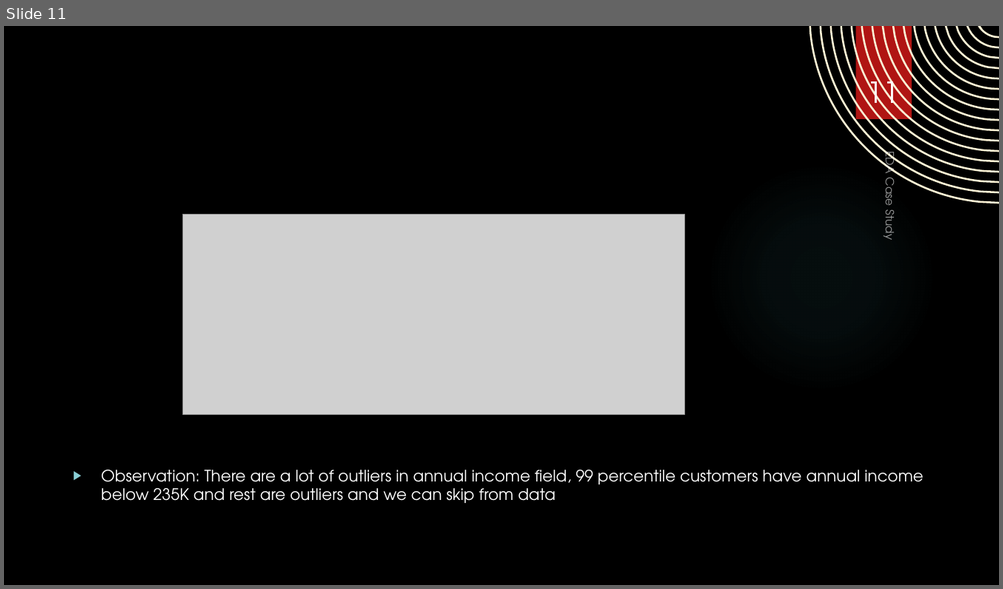
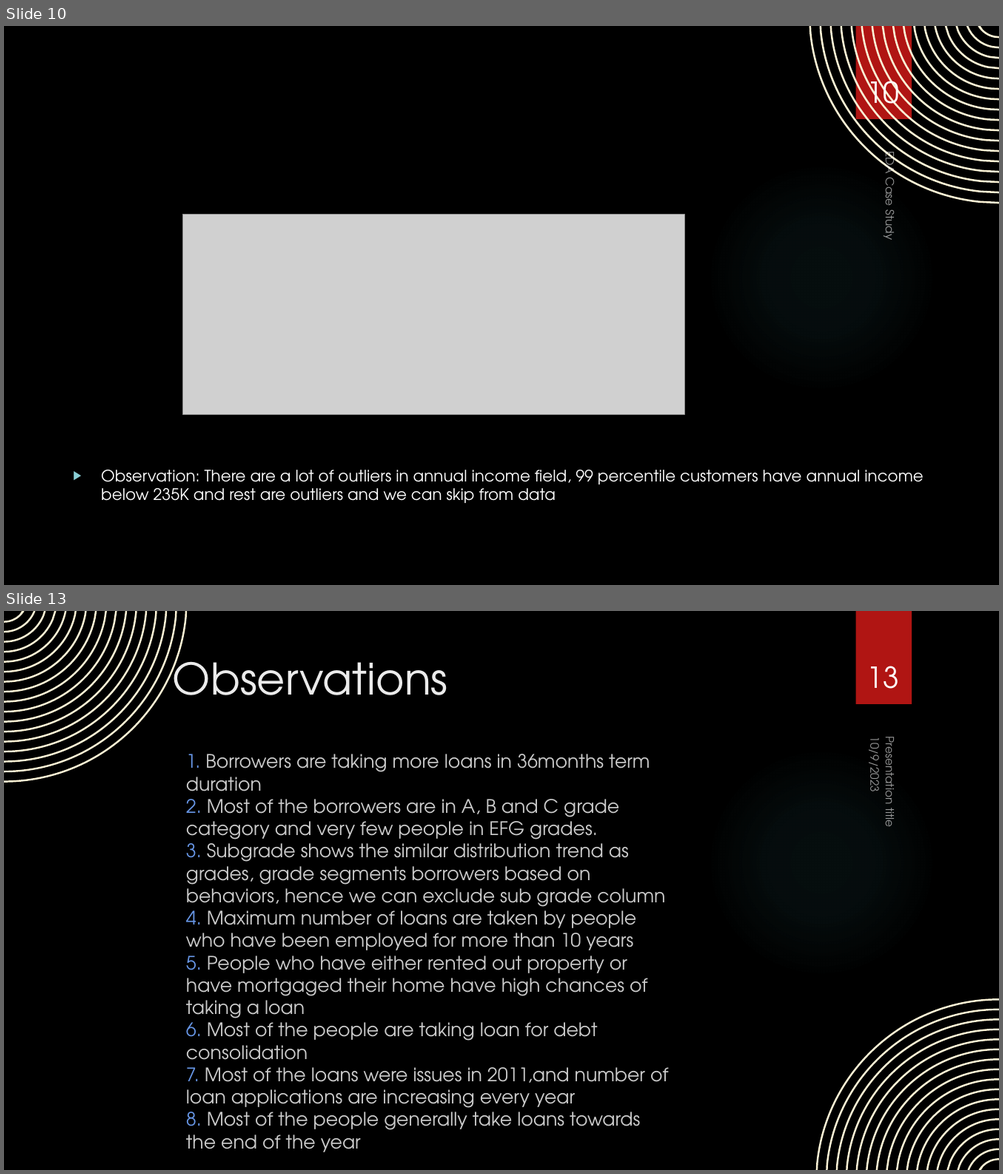
Before and after one commit to asthaa29/lendingcasestudy, a slide deck: EDA Case Study.pptx. Shown one above the other, each under a label of ours: slide 11 before the commit, slides 10 and 13 after it; the slides between them are not shown. The pictures are 1003x589 and 1003x1174 pixels, drawn with LibreOffice and Linux fonts; fonts in the diff are those of the drawing; grey boxes stand for pictures; background and template pictures are left out. Boxes give left, top, right and bottom in pixels: in the first picture for what was removed or moved away, otherwise in the second. Text is boxed around its words. In the diff, an @@ line names an element or a change of style, - is before the commit and + after.

```diff
--- a/EDA Case Study.pptx
+++ b/EDA Case Study.pptx
@@ slide 13 added at (x1=4, y1=611, x2=999, y2=1170), background picture (left out); not listed: 2 template elements that a slide beside it also shows @@
@@ freeform shape added at (x1=4, y1=611, x2=187, y2=783), fill #FAF1D4 @@
@@ title added at (x1=173, y1=649, x2=448, y2=695), 42 pt, text #EBEBEB @@
+Observations
@@ page number added at (x1=867, y1=666, x2=899, y2=689), 28 pt, text #FFFFFF @@
+13
@@ text added at (x1=865, y1=743, x2=884, y2=792), 11 pt, text #FFFFFF at 60% opacity @@
+10/9/2023
@@ text added at (x1=879, y1=743, x2=899, y2=826), 11 pt, text #FFFFFF at 60% opacity @@
+Presentation title
@@ text added at (x1=186, y1=754, x2=668, y2=1153), 18 pt, text #CCCCCC @@
+1. Borrowers are taking more loans in 36months term duration
+2. Most of the borrowers are in A, B and C grade category and very few people in EFG grades.
+3. Subgrade shows the similar distribution trend as grades, grade segments borrowers based on behaviors, hence we can exclude sub grade column
+4. Maximum number of loans are taken by people who have been employed for more than 10 years
+5. People who have either rented out property or have mortgaged their home have high chances of taking a loan
+6. Most of the people are taking loan for debt consolidation
+7. Most of the loans were issues in 2011,and number of loan applications are increasing every year
+8. Most of the people generally take loans towards the end of the year
@@ freeform shape added at (x1=816, y1=999, x2=999, y2=1170), fill #FAF1D4 @@
@@ what was slide 11 is now slide 10 @@
@@ page number at (x1=867, y1=73, x2=899, y2=116): text changed @@
-11
+10
```
Also in this commit, not shown: 4 slides changed, 11 other slides added, 3 slides removed.
